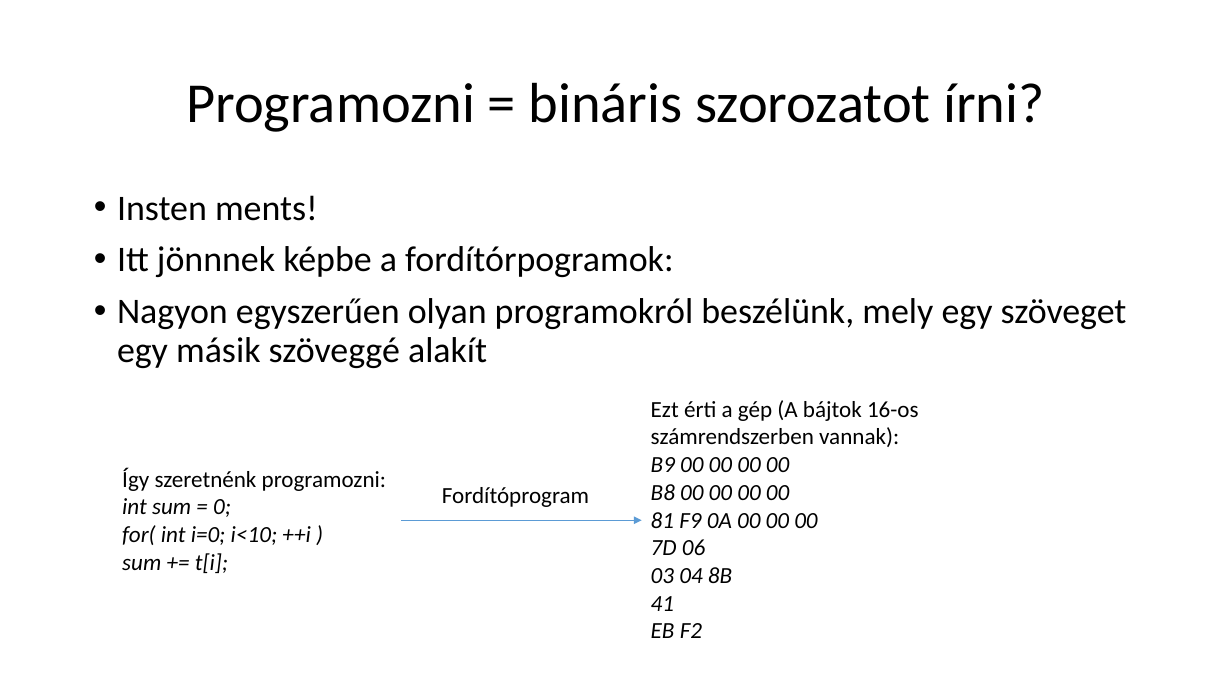
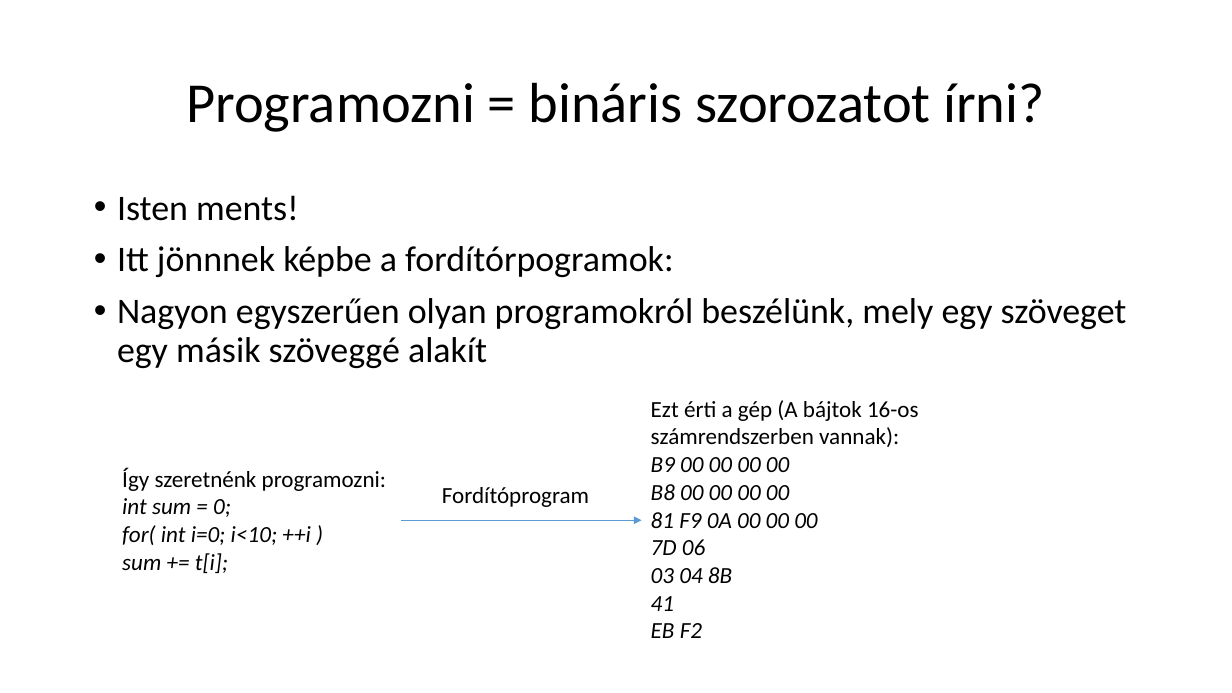
Before and after one commit to nagyandras95/Egyetem, a slide deck: slide 6 of efop/03/Absztakciós szintek a programozásban.pptx. Drawn at 1232x693 pixels with LibreOffice and Linux fonts; fonts in the diff are those of the drawing. Boxes give left, top, right and bottom in pixels: in the first picture for what was removed or moved away, otherwise in the second. Text is boxed around its words. In the diff, an @@ line names an element or a change of style, - is before the commit and + after.

```diff
--- a/efop/03/Absztakciós szintek a programozásban.pptx
+++ b/efop/03/Absztakciós szintek a programozásban.pptx
@@ text at <box>117,195,299,221</box>: text changed @@
-• Insten ments!
+• Isten ments!
```
Also in this commit, not shown: 5 other slides changed, 2 slides added, 1 slide removed, 3 other files.
